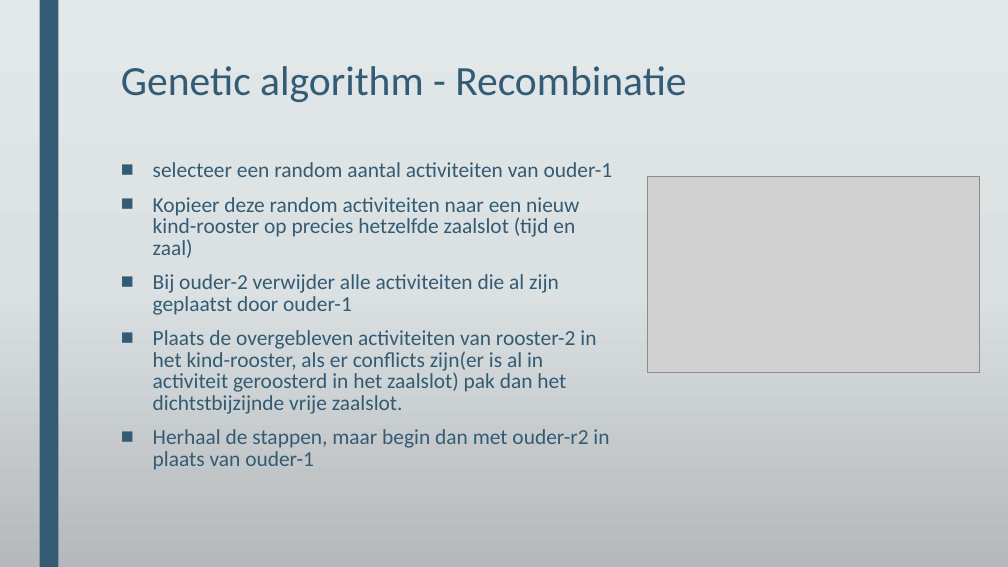
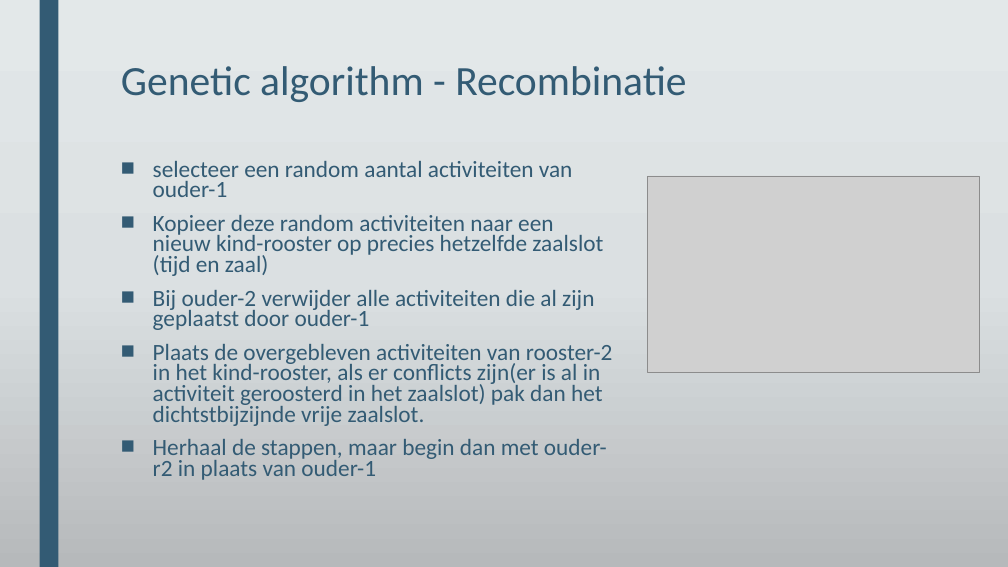
Before and after one commit to DeRoostermakers/Heuristieken, a slide deck: slide 9 of Presentaties/Week4/Lectures & Lesroosters toestandsruimte en grenzen.pptx (slide 8 before the commit). Drawn at 1008x567 pixels with LibreOffice and Linux fonts; fonts in the diff are those of the drawing; grey boxes stand for pictures; background and template pictures are left out. Boxes give left, top, right and bottom in pixels: in the first picture for what was removed or moved away, otherwise in the second. Text is boxed around its words. In the diff, an @@ line names an element or a change of style, - is before the commit and + after.

```diff
--- a/Presentaties/Week4/Lectures & Lesroosters toestandsruimte en grenzen.pptx
+++ b/Presentaties/Week4/Lectures & Lesroosters toestandsruimte en grenzen.pptx
@@ text "selecteer een random aantal activiteiten ..." at [153, 161, 613, 480]: size 20.4 to 22.2 pt; line spacing 0.84 to 0.74 @@
```
Also in this commit, not shown: 1 slide added.
